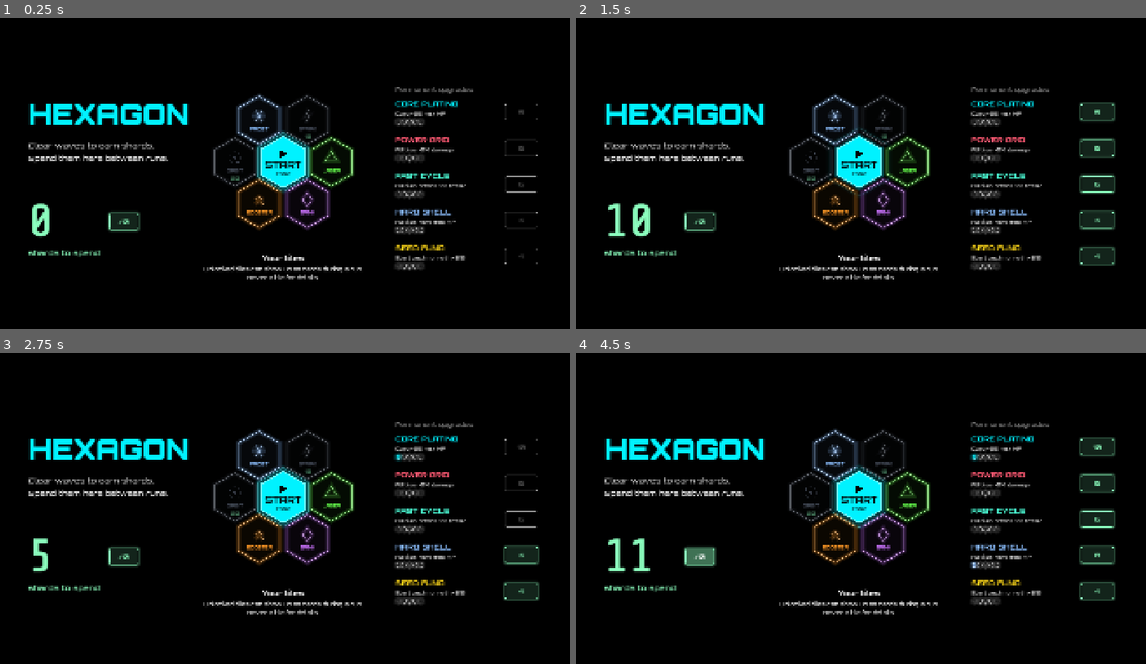
Above: before the commit, frames 1-4 (two rows, left to right).
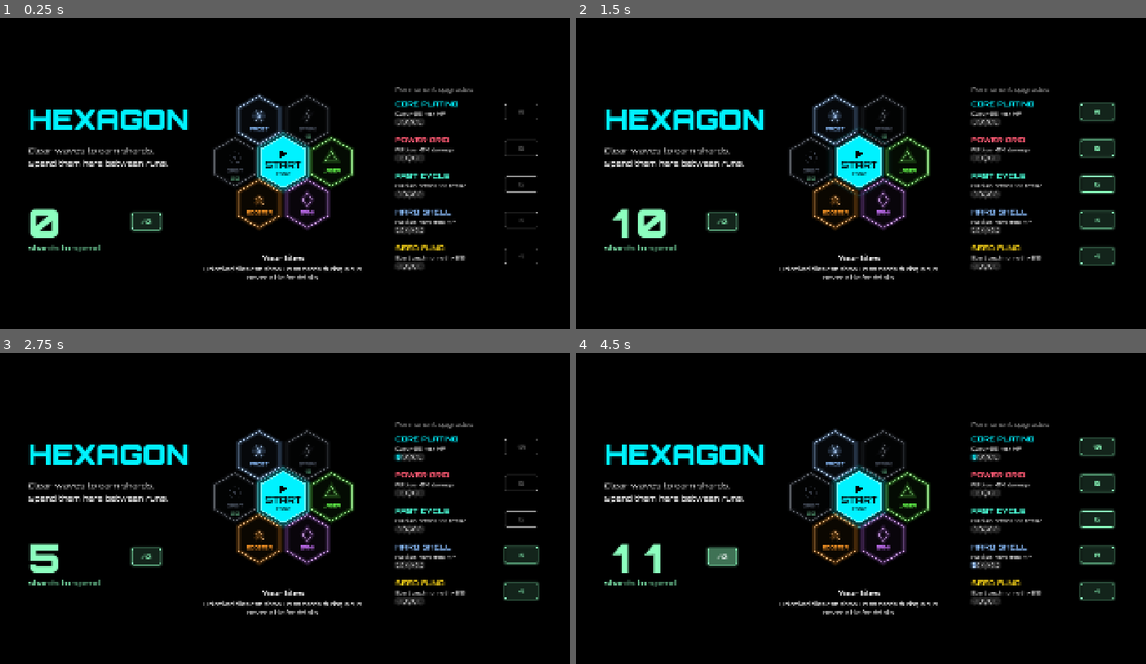
Above: after the commit, the same moments.

Repository: seoyeonwoo11/hexagon
Game: Godot game, scene res://scenes/main.tscn
Same seed, same stepped clock (60 frames per second), same inputs: the game is played once before the commit and once after it.
Inputs:
- Up to frame 1 (0.25 s): no input
- Up to frame 2 (1.5 s): click "+10" at 0.5 s; click "1x" at 1.25 s
- Up to frame 3 (2.75 s): click "5" at 2 s
- Up to frame 4 (4.5 s): click "4" at 2.75 s; click "1x" at 3.5 s; click "+10" at 4.25 s

The runs differ from the first frame. In frame 1, 3.8% of the frame differs, in the area x 4-34%, y 27-77%; in frame 2, 4.2%; in frame 3, 3.8%; in frame 4, 4.1%.

Commit message:
SHARD 숫자: Orbitron으로 되돌리고 숫자마다 같은 폭 칸에 그려 흔들림 없앰
Co-Authored-By: Claude Opus 5.5 <noreply@anthropic.com>
Claude-Session: https://claude.ai/code/session_01FxD1R6gogt5cwBiW2ee9Dt

Diff:
--- a/scripts/shop.gd
+++ b/scripts/shop.gd
@@ -19,13 +19,11 @@
 ## 임시(테스트용): + 키나 숫자 옆 + 버튼으로 SHARD 지급. 출시 전에 false로.
 const DEBUG_FREE_SHARDS := true
 const DEBUG_SHARD_AMOUNT := 10
-## SHARD 숫자용 고정폭 글꼴: 숫자마다 폭이 같아서 값이 바뀌어도 흔들리지 않는다.
-const NUMBER_FONT := preload("res://assets/fonts/ShareTechMono-Regular.ttf")
-const NUMBER_SIZE := 150
+const NUMBER_SIZE := 132
 
 var _result_label: Label
 var _best_label: Label
-var _shards_value: Label
+var _shards_value: FixedDigits
 var _honeycomb: Honeycomb
 var _caption_title: Label
 var _caption_body: Label
@@ -62,7 +60,7 @@
 func refresh() -> void:
 	if _shards_value == null:
 		return
-	_shards_value.text = "%d" % Meta.shards
+	_shards_value.set_value(Meta.shards)
 	if Meta.last_run_wave > 0:
 		_result_label.text = "Run ended on wave %d\n+%d shards" \
 				% [Meta.last_run_wave, Meta.last_run_shards]
@@ -131,14 +129,10 @@
 	var shard_row := HBoxContainer.new()
 	shard_row.add_theme_constant_override("separation", 24)
 	col.add_child(shard_row)
-	_shards_value = Hud.make_label(SHARD_COLOR, NUMBER_SIZE, 400, 0.3)
-	_shards_value.label_settings.font = NUMBER_FONT
-	# 얇은 고정폭 글꼴에 같은 색 외곽선을 둘러 굵기를 맞춘다
-	_shards_value.label_settings.outline_size = 6
-	_shards_value.label_settings.outline_color = SHARD_COLOR
-	# 세 자리 폭을 미리 잡아 두어 자릿수가 바뀌어도 옆 버튼이 움직이지 않게 한다
-	_shards_value.custom_minimum_size.x = NUMBER_FONT.get_string_size("000",
-			HORIZONTAL_ALIGNMENT_LEFT, -1, NUMBER_SIZE).x
+	_shards_value = FixedDigits.new()
+	_shards_value.font_size = NUMBER_SIZE
+	_shards_value.color = SHARD_COLOR
+	_shards_value.min_digits = 3
 	shard_row.add_child(_shards_value)
 	if DEBUG_FREE_SHARDS:
 		var plus := Hud.make_neon_button("+%d" % DEBUG_SHARD_AMOUNT, SHARD_COLOR)
@@ -413,3 +407,48 @@
 				NeonDraw.hexagon(self, pos, r, color, 0.9, 1.5, 0.8)
 			else:
 				NeonDraw.hexagon(self, pos, r, Color(1, 1, 1, 0.3), 0.5, 1.0)
+
+
+## 숫자를 Orbitron 그대로 쓰되, 글자마다 같은 폭의 칸에 가운데 맞춰 그린다.
+## Orbitron은 숫자 폭이 제각각(1이 좁음)이라 Label로 쓰면 값이 바뀔 때 폭이 흔들린다.
+## min_digits 자리만큼 폭을 미리 잡아 옆 요소도 움직이지 않는다.
+class FixedDigits extends Control:
+	var font_size := 132
+	var color := Color.WHITE
+	var min_digits := 3
+	var _text := "0"
+	var _font: Font
+	var _cell := 0.0
+
+	func _ready() -> void:
+		mouse_filter = Control.MOUSE_FILTER_IGNORE
+		_font = Hud.font_weight(900)
+		for d in "0123456789":
+			_cell = maxf(_cell, _font.get_string_size(d, HORIZONTAL_ALIGNMENT_LEFT, -1,
+					font_size).x)
+		_cell *= 0.96
+		_update_size()
+
+	func set_value(v: int) -> void:
+		_text = "%d" % v
+		_update_size()
+		queue_redraw()
+
+	func _update_size() -> void:
+		if _font == null:
+			return
+		custom_minimum_size = Vector2(_cell * maxi(min_digits, _text.length()),
+				_font.get_height(font_size) * 0.82)
+
+	func _draw() -> void:
+		var base := _font.get_ascent(font_size) * 0.9
+		for i in _text.length():
+			var ch := _text[i]
+			var w := _font.get_string_size(ch, HORIZONTAL_ALIGNMENT_LEFT, -1, font_size).x
+			var x := _cell * i + (_cell - w) / 2.0
+			# 바깥 빛 번짐 두 겹 + 본 글자
+			for k in [10, 5]:
+				draw_string_outline(_font, Vector2(x, base), ch, HORIZONTAL_ALIGNMENT_LEFT, -1,
+						font_size, k, Color(color, 0.12))
+			draw_string(_font, Vector2(x, base), ch, HORIZONTAL_ALIGNMENT_LEFT, -1, font_size,
+					color)
Not shown, removed: assets/fonts/ShareTechMono-OFL.txt
Binary file removed: assets/fonts/ShareTechMono-Regular.ttf
Not shown, removed: assets/fonts/ShareTechMono-Regular.ttf.import
